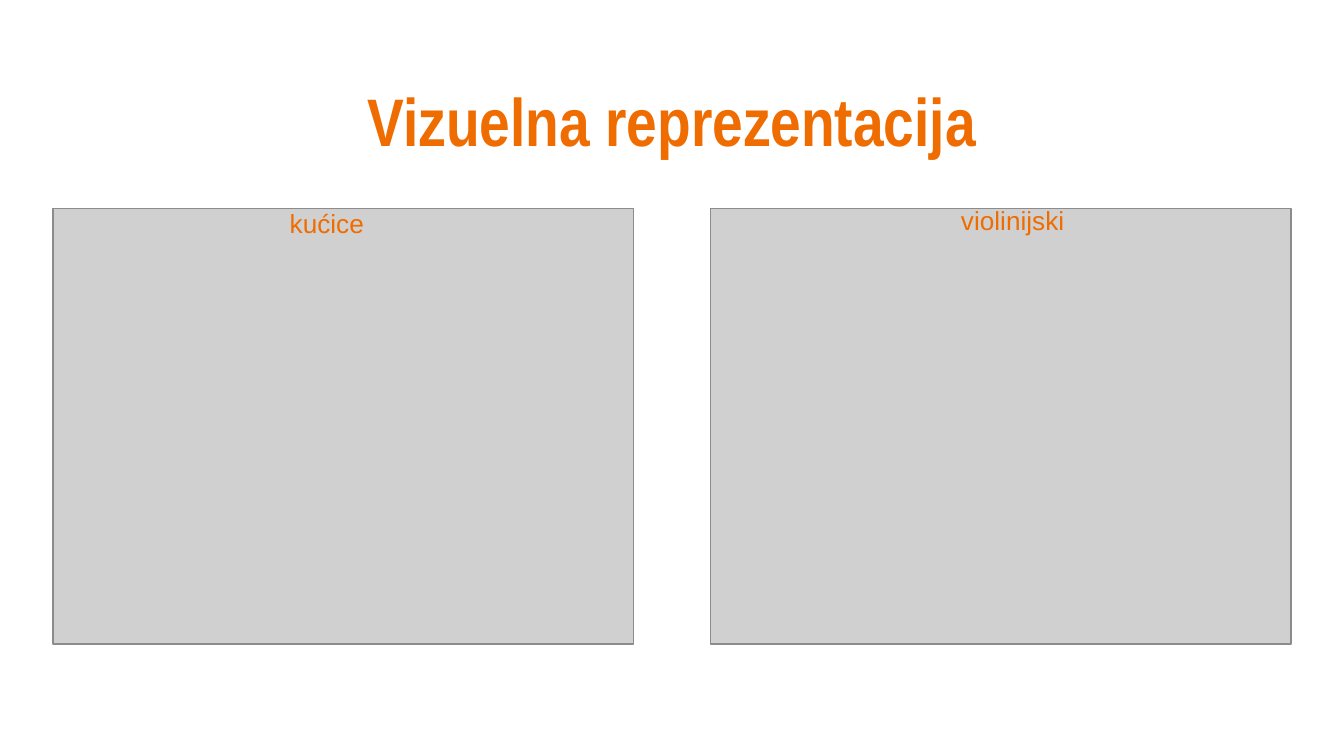
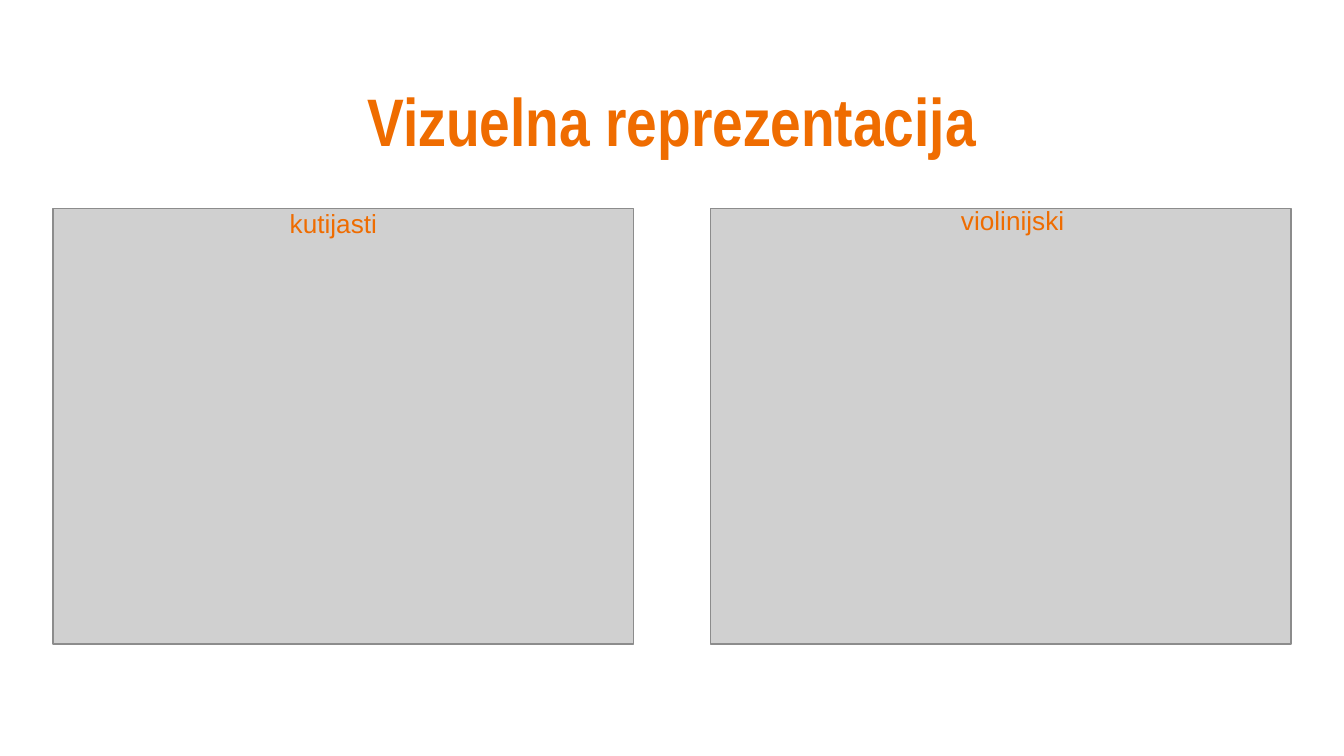
Before and after one commit to AnaVuksic/Vrednosti-Van-Granica, a slide deck: slide 4 of Vrednostivangranica_prez.pptx. Drawn at 1344x756 pixels with LibreOffice and Linux fonts; fonts in the diff are those of the drawing; grey boxes stand for pictures. Boxes give left, top, right and bottom in pixels: in the first picture for what was removed or moved away, otherwise in the second. Text is boxed around its words. In the diff, an @@ line names an element or a change of style, - is before the commit and + after.

```diff
--- a/Vrednostivangranica_prez.pptx
+++ b/Vrednostivangranica_prez.pptx
@@ text at box(290, 214, 377, 239): text changed @@
-kućice
+kutijasti
```
Also in this commit, not shown: 3 other files.
